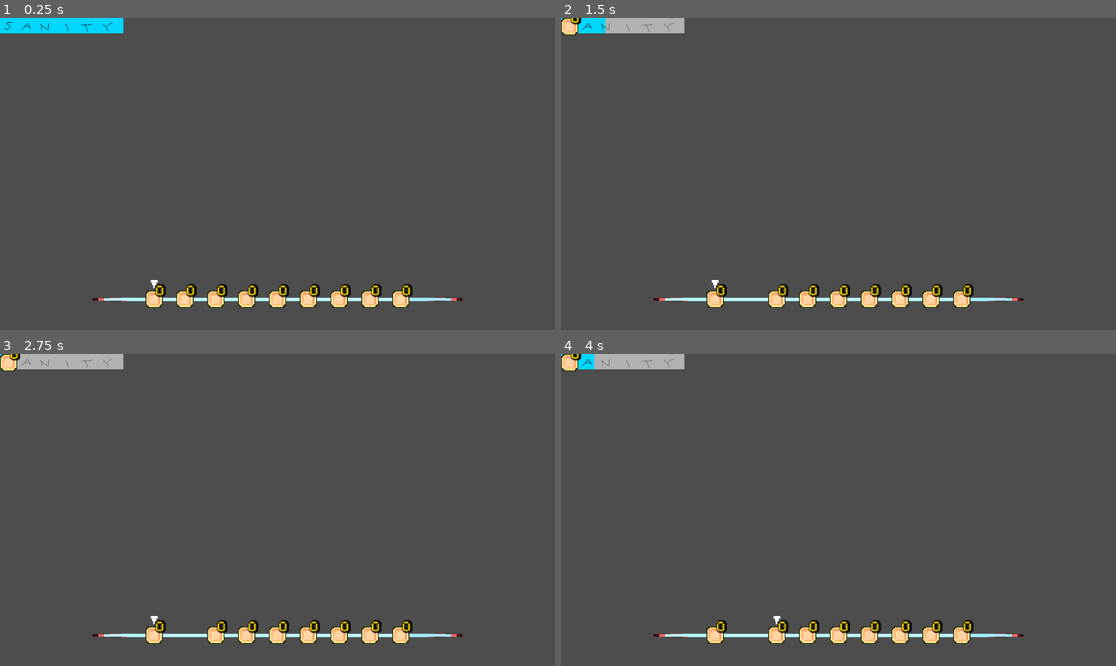
Above: before the commit, frames 1-4 (two rows, left to right).
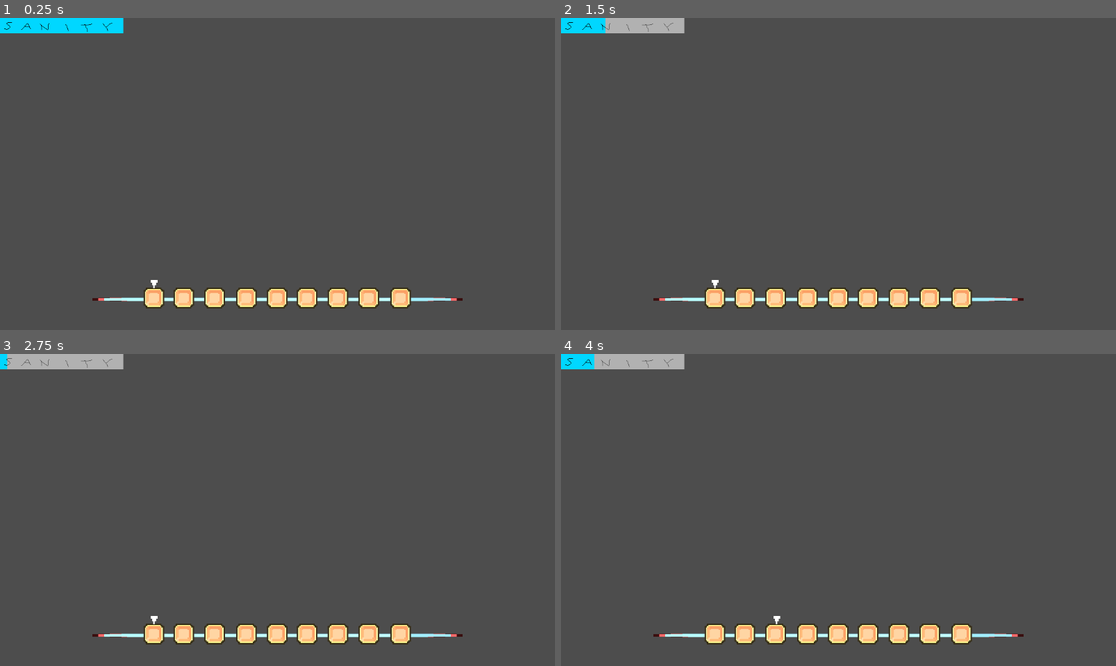
Above: after the commit, the same moments.

Repository: USV-GAM236-SPR24/Smog
Game: Godot game, scene res://scenes/game.tscn
Two runs of this game, one before a commit and one after it. Both use one fixed random seed, a clock stepped at 60 frames per second and the inputs below.
Inputs (mouse positions are in pixels of both pictures, inside the frame that each line leads up to):
- Up to frame 1 (0.25 s): no input
- Up to frame 2 (1.5 s): click (727, 289) at 0.52 s; tap Enter (ui_accept) at 1.25 s; move the mouse to (960, 158) at 1.27 s; hold Right (ui_right) from 1.28 s (still down); tap 0 at 1.35 s
- Up to frame 3 (2.75 s): tap Enter (ui_accept) at 1.52, 2, 2.27 s; move the mouse to (166, 525) at 2.02 s; release Right (ui_right) at 2.03 s; hold Left (ui_left) from 2.03 s (still down); tap 1 at 2.1 s
- Up to frame 4 (4 s): tap Enter (ui_accept) at 2.75, 3.5, 3.77 s; move the mouse to (894, 441) at 2.77 s; release Left (ui_left) at 2.78 s; hold Right (ui_right) from 2.78 s (still down); tap 2 at 2.85 s; move the mouse to (810, 572) at 3.52 s; tap 3 at 3.6 s

The runs differ from the first frame. In frame 1, 1.6% of the frame differs, in the area x 25-75%, y 85-94%; in frame 2, 1.9%, in the area x 0-75%, y 0-94%; in frame 3, 1.9%; in frame 4, 1.9%.

Commit message:
Mostly Finished
Drag and drop now doesn't interfere with the selector or the background item slot image. No longer looks terrible, and there are no more bugs that I cant find!

Diff:
--- a/Smog/scenes/inventory/inventory.tscn
+++ b/Smog/scenes/inventory/inventory.tscn
@@ -1,7 +1,8 @@
-[gd_scene load_steps=3 format=3 uid="uid://cqpwn5svyt4ud"]
+[gd_scene load_steps=4 format=3 uid="uid://cqpwn5svyt4ud"]
 
 [ext_resource type="Script" path="res://scripts/inventory.gd" id="1_rcocy"]
 [ext_resource type="Texture2D" uid="uid://dohtj16ph545f" path="res://art/temp/TempMenu2.png" id="2_mg8fo"]
+[ext_resource type="Texture2D" uid="uid://labft85rsrix" path="res://art/temp/TempMenu4.png" id="3_sa0va"]
 
 [node name="Inventory" type="Node2D"]
 script = ExtResource("1_rcocy")
@@ -22,6 +23,81 @@
 pivot_offset = Vector2(32, 32)
 texture = ExtResource("2_mg8fo")
 
+[node name="ItemBgs" type="Node2D" parent="."]
+unique_name_in_owner = true
+
+[node name="SlotSprite2" type="TextureRect" parent="ItemBgs"]
+offset_left = -139.0
+offset_top = -12.0
+offset_right = -99.0
+offset_bottom = 28.0
+scale = Vector2(0.534224, 0.534224)
+texture = ExtResource("3_sa0va")
+
+[node name="SlotSprite3" type="TextureRect" parent="ItemBgs"]
+offset_left = -108.0
+offset_top = -12.0
+offset_right = -68.0
+offset_bottom = 28.0
+scale = Vector2(0.534224, 0.534224)
+texture = ExtResource("3_sa0va")
+
+[node name="SlotSprite4" type="TextureRect" parent="ItemBgs"]
+offset_left = -76.0
+offset_top = -12.0
+offset_right = -36.0
+offset_bottom = 28.0
+scale = Vector2(0.534224, 0.534224)
+texture = ExtResource("3_sa0va")
+
+[node name="SlotSprite5" type="TextureRect" parent="ItemBgs"]
+offset_left = -43.0
+offset_top = -12.0
+offset_right = -3.0
+offset_bottom = 28.0
+scale = Vector2(0.534224, 0.534224)
+texture = ExtResource("3_sa0va")
+
+[node name="SlotSprite6" type="TextureRect" parent="ItemBgs"]
+offset_left = -11.0
+offset_top = -12.0
+offset_right = 29.0
+offset_bottom = 28.0
+scale = Vector2(0.534224, 0.534224)
+texture = ExtResource("3_sa0va")
+
+[node name="SlotSprite7" type="TextureRect" parent="ItemBgs"]
+offset_left = 20.0
+offset_top = -12.0
+offset_right = 60.0
+offset_bottom = 28.0
+scale = Vector2(0.534224, 0.534224)
+texture = ExtResource("3_sa0va")
+
+[node name="SlotSprite8" type="TextureRect" parent="ItemBgs"]
+offset_left = 52.0
+offset_top = -12.0
+offset_right = 92.0
+offset_bottom = 28.0
+scale = Vector2(0.534224, 0.534224)
+texture = ExtResource("3_sa0va")
+
+[node name="SlotSprite9" type="TextureRect" parent="ItemBgs"]
+offset_left = 84.0
+offset_top = -12.0
+offset_right = 124.0
+offset_bottom = 28.0
+scale = Vector2(0.534224, 0.534224)
+texture = ExtResource("3_sa0va")
+
+[node name="SlotSprite10" type="TextureRect" parent="ItemBgs"]
+offset_left = 117.0
+offset_top = -12.0
+offset_right = 157.0
+offset_bottom = 28.0
+scale = Vector2(0.534224, 0.534224)
+texture = ExtResource("3_sa0va")
+
 [node name="GridContainer" type="GridContainer" parent="."]
 unique_name_in_owner = true
 anchors_preset = 8
--- a/Smog/scenes/inventory/inventory_slot.tscn
+++ b/Smog/scenes/inventory/inventory_slot.tscn
@@ -7,6 +7,7 @@
 
 [sub_resource type="StyleBoxTexture" id="StyleBoxTexture_emcjm"]
 texture = ExtResource("1_e246g")
+modulate_color = Color(1, 1, 1, 0)
 
 [sub_resource type="StyleBoxTexture" id="StyleBoxTexture_jto2g"]
 
--- a/Smog/scripts/inventory.gd
+++ b/Smog/scripts/inventory.gd
@@ -34,7 +34,6 @@
 
 #list of inventory slots
 @onready var slots: Array = %GridContainer.get_children()
-
 
 ###  START TESTING
 # T - add one opium instance
@@ -42,8 +41,8 @@
 # G - example of using toggle() to toggle display of inventory
 # J - move_selector_left()
 # L - move_selector_right()
-# K - use currently selected item use_item()
-# U - Test num_swap()
+# K - use currently selected item use_item()s
+# (1 - 9) - Select item in inventory
 func _input(event: InputEvent) -> void:
 	# EXAMPLE : adding a single instance of opium
 	if event is InputEventKey and event.is_pressed():
@@ -203,4 +202,5 @@
 		var inventory_slot: InventorySlot = inventory_slot_scene.instantiate()
 		inventory_slot.name = "Slot " + str(i)
 		inventory_slot.index = i
+		%GridContainer.columns = SLOT_COUNT
 		%GridContainer.add_child(inventory_slot)
--- a/Smog/scripts/inventory_slot.gd
+++ b/Smog/scripts/inventory_slot.gd
@@ -22,12 +22,16 @@
 #is item being pressed?
 var pressed = false
 
+#original position of slot before being dragged
 var slot_set_pos: Vector2
+
 
 #while pressed attatch to mouse
 func _process(_delta):
 	if pressed:
 		self.global_position = get_global_mouse_position()
+		%selectImg.visible = false
+
 
 #call use() on item in %items and free it afterwards, then update counter
 func use() -> void:
@@ -70,16 +74,21 @@
 #update UI text
 func _update_counter() -> void:
 	%itemCounter.text = str(item_count)
+	if item_count == 0:
+		%itemCounter.visible = false
+	else:
+		%itemCounter.visible = true
 
 
 #update UI on ready
 func _ready() -> void:
 	_update_counter()
+	print(self.global_position)
 	#print(collision_rect)
 
 
 #when item selected (and has items), pressed set true
-func _on_button_button_down():
+func _on_button_button_down() -> void:
 	if item_count > 0:
 		pressed = true
 	slot_set_pos = self.global_position
@@ -87,7 +96,7 @@
 
 #when item unselected (and was previously selected ), swap item with closest slot,
 # then pressed set false
-func _on_button_button_up():
+func _on_button_button_up() -> void:
 	var smallest_slot: InventorySlot = self
 	var shortest_dist: float = INF
 
@@ -104,5 +113,7 @@
 		get_parent().get_parent().swap_children(self.index, smallest_slot.index)
 	else:
 		self.global_position = slot_set_pos
+		if selected:
+			%selectImg.visible = true
 
 	pressed = false
